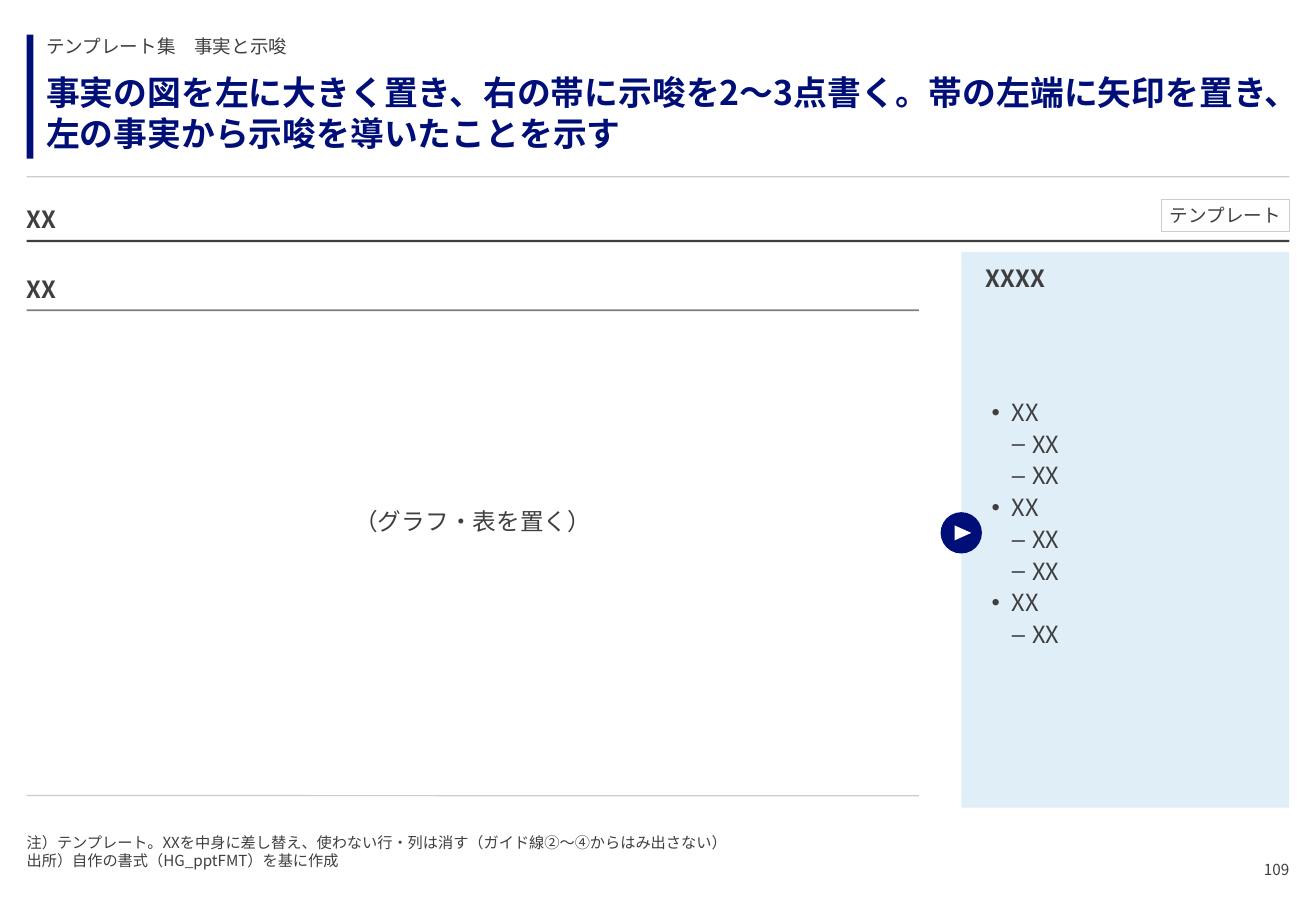
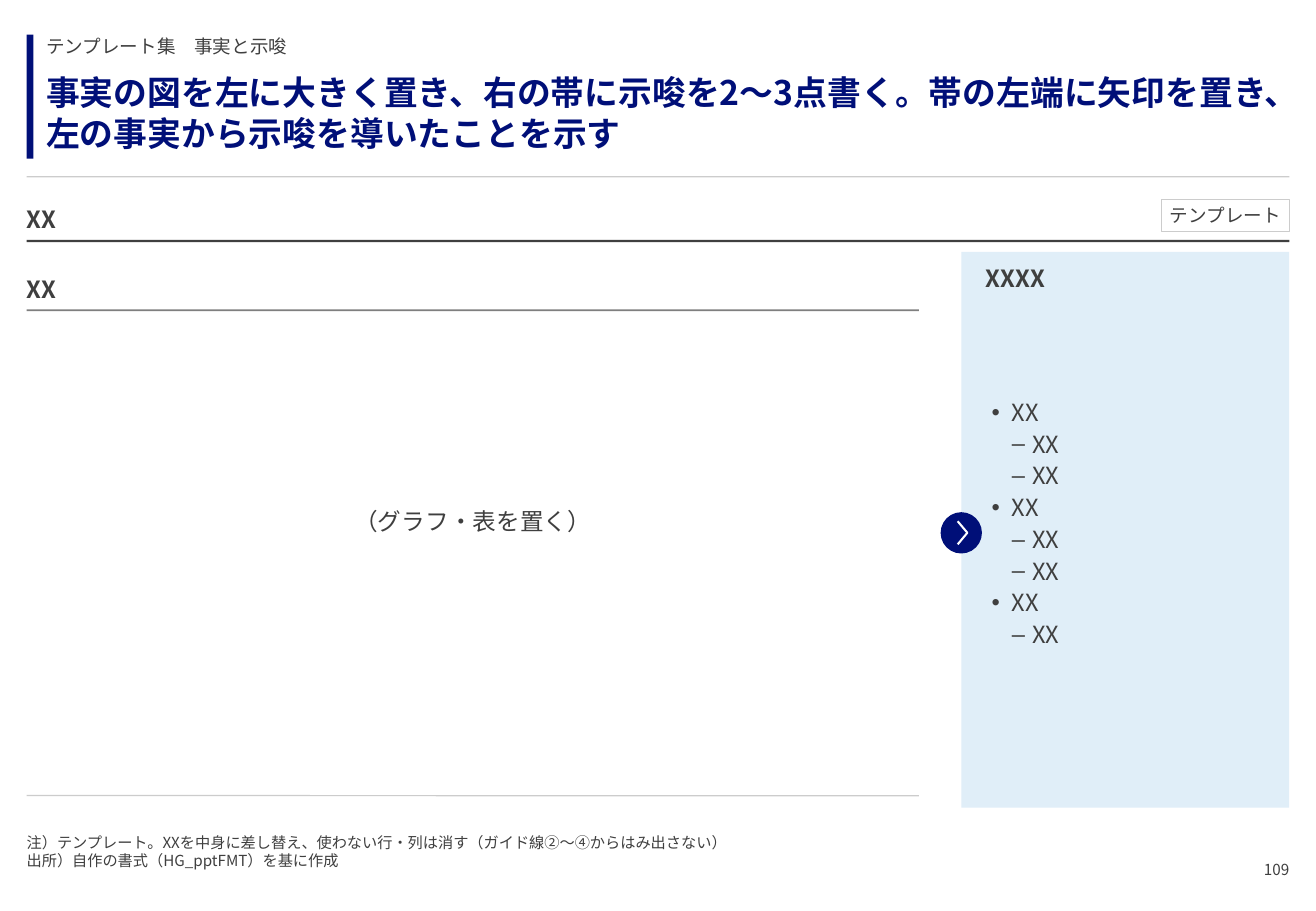
Before and after one commit to GontaHH/slide_builder, a slide deck: slide 109 of patterns/pattern-deck.pptx. Drawn at 1316x911 pixels with LibreOffice and Linux fonts; fonts in the diff are those of the drawing. Boxes give left, top, right and bottom in pixels: in the first picture for what was removed or moved away, otherwise in the second. Text is boxed around its words. In the diff, an @@ line names an element or a change of style, - is before the commit and + after.

```diff
--- a/patterns/pattern-deck.pptx
+++ b/patterns/pattern-deck.pptx
@@ triangle removed at bbox=[955, 526, 972, 541] @@
@@ freeform shape added at bbox=[958, 521, 967, 544], outline #FFFFFF 1.22 pt @@
```
Also in this commit, not shown: 11 other slides changed, 10 other files.
